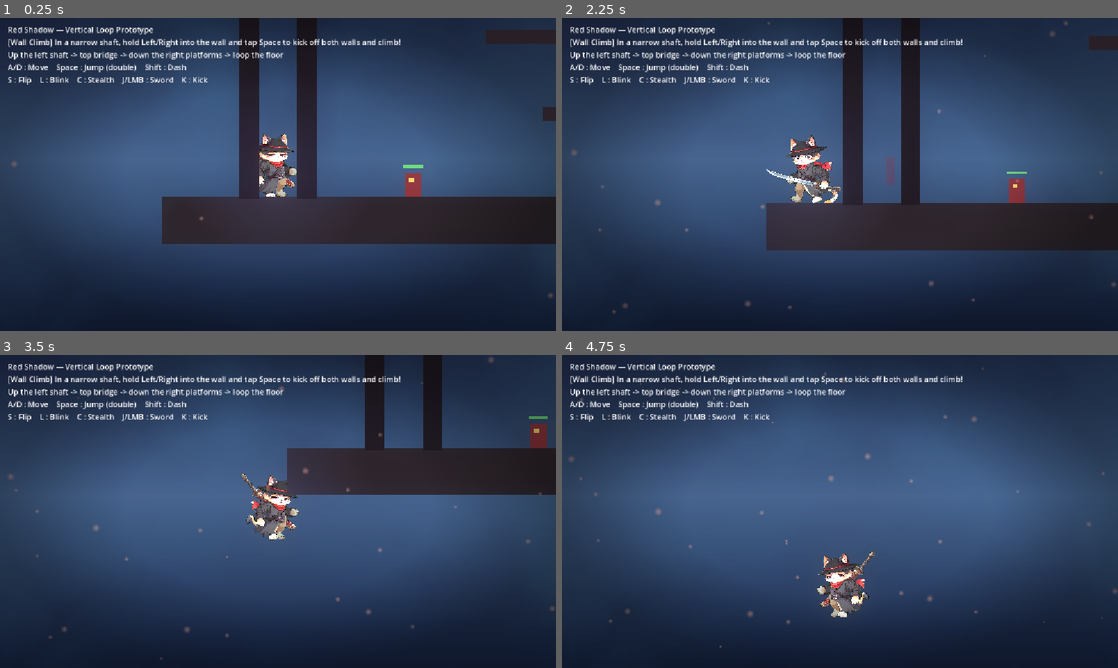
Above: before the commit, frames 1-4 (two rows, left to right).
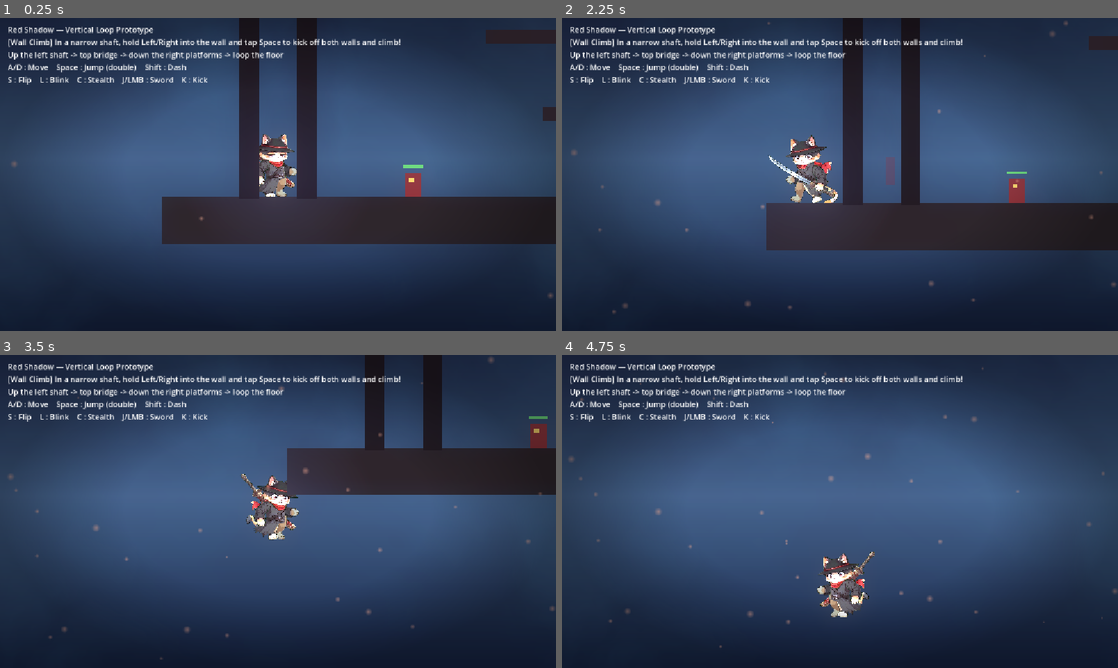
Above: after the commit, the same moments.

Repository: perjoom-sketch/red-shadow
Game: Godot game, scene res://scenes/Main.tscn
Same seed, same stepped clock (60 frames per second), same inputs: the game is played once before the commit and once after it.
Inputs:
- Up to frame 1 (0.25 s): no input
- Up to frame 2 (2.25 s): hold Right (move_right) 0.53-2.03 s; tap Shift (dash) at 0.6, 1.55 s; tap Space (jump) at 0.77, 1.52 s; tap J (attack) at 1.35 s; hold Left (move_left) from 2.03 s (still down); tap L (blink) at 2.1 s
- Up to frame 3 (3.5 s): tap Shift (dash) at 2.3, 2.85 s; release Left (move_left) at 2.78 s; hold Right (move_right) from 2.78 s (still down); tap Space (jump) at 3.02 s
- Up to frame 4 (4.75 s): tap Down (flip) at 3.6 s; tap Space (jump) at 3.77, 4.52 s; tap Shift (dash) at 3.8, 4.55 s; release Right (move_right) at 4.28 s; hold Left (move_left) from 4.28 s (still down); tap K (kick) at 4.35 s

The runs differ from the first frame. In frame 1, less than 0.1% of the frame differs, in the area x 47-53%, y 37-54%; in frame 2, 0.4%, in the area x 36-51%, y 43-58%; in frame 3, 0.1%; in frame 4, 0.2%.

Commit message:
fix: opposite arm-leg swing + alert face when airborne
🤖 Generated with [Claude Code](https://claude.com/claude-code)

Co-Authored-By: Claude Opus 4.5 <noreply@anthropic.com>

Diff:
--- a/scenes/PlayerRigChibi.tscn
+++ b/scenes/PlayerRigChibi.tscn
@@ -734,7 +734,7 @@
 "times": PackedFloat32Array(0, 0.35, 0.7),
 "transitions": PackedFloat32Array(1, 1, 1),
 "update": 0,
-"values": [0.574, 0.374, 0.574]
+"values": [0.374, 0.574, 0.374]
 }
 tracks/5/type = "value"
 tracks/5/imported = false
@@ -824,7 +824,7 @@
 "times": PackedFloat32Array(0, 0.225, 0.45),
 "transitions": PackedFloat32Array(1, 1, 1),
 "update": 0,
-"values": [0.724, 0.224, 0.724]
+"values": [0.224, 0.724, 0.224]
 }
 tracks/6/type = "value"
 tracks/6/imported = false
--- a/scripts/Player.gd
+++ b/scripts/Player.gd
@@ -372,7 +372,7 @@
 
 
 func _update_animation() -> void:
-	var next := "idle_alert" if _combat_timer > 0.0 else "idle_relaxed"
+	var next := "idle_alert" if (_combat_timer > 0.0 or not is_on_floor() or dashing) else "idle_relaxed"
 	if attacking:
 		if current_action == "attack":
 			# 콤보 3단: 내려 → 올려 → 찌르기
